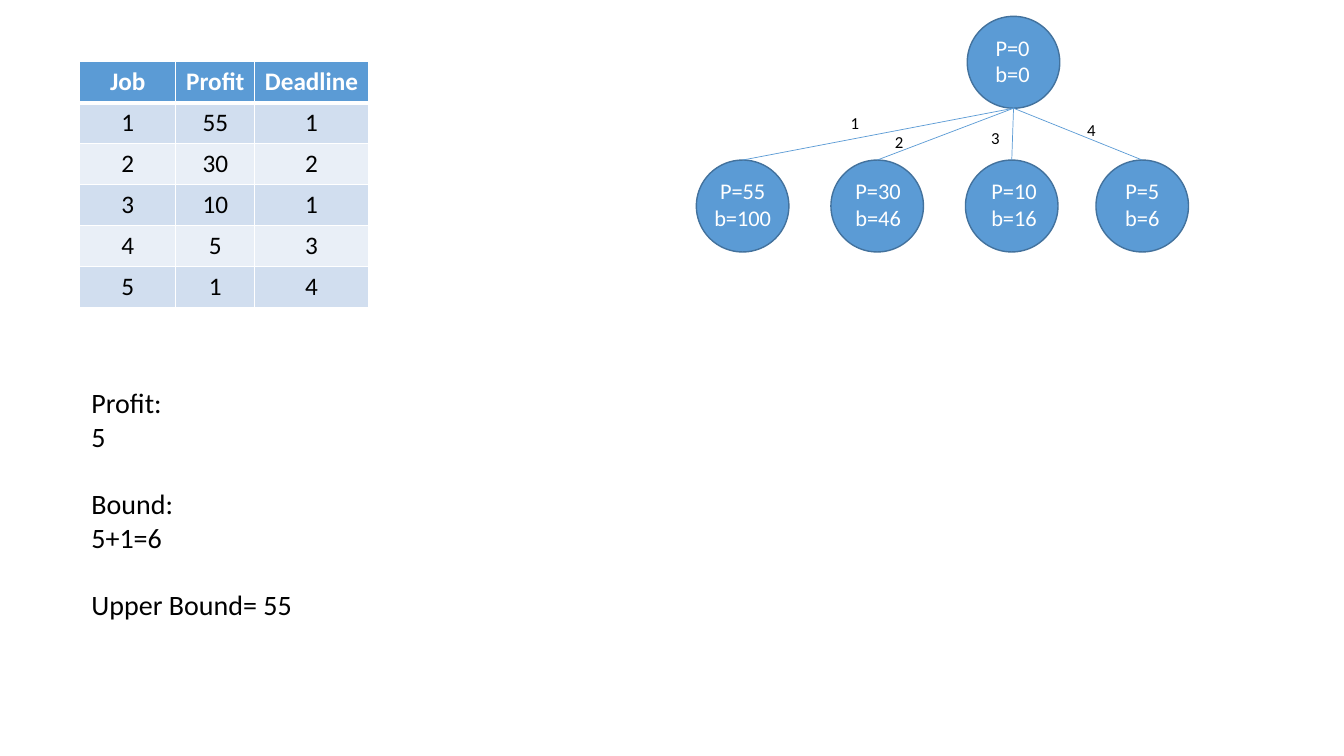
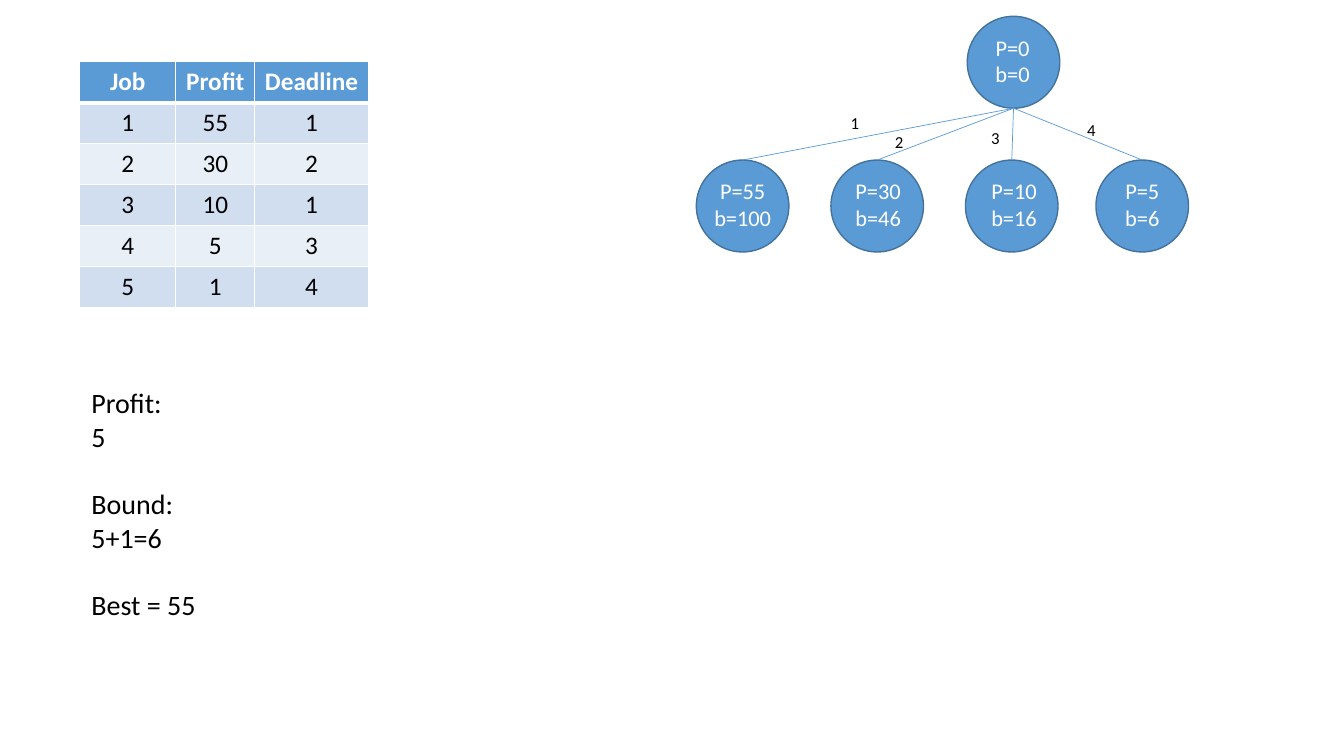
Before and after one commit to andy6804tw/Branch-and-bound, a slide deck: slide 4 of Job Scheduling/assignment/(M10759011)Branch-and_bound_Programming/demo-1.pptx. Drawn at 1344x756 pixels with LibreOffice and Linux fonts; fonts in the diff are those of the drawing. Boxes give left, top, right and bottom in pixels: in the first picture for what was removed or moved away, otherwise in the second. Text is boxed around its words. In the diff, an @@ line names an element or a change of style, - is before the commit and + after.

```diff
--- a/Job Scheduling/assignment/(M10759011)Branch-and_bound_Programming/demo-1.pptx
+++ b/Job Scheduling/assignment/(M10759011)Branch-and_bound_Programming/demo-1.pptx
@@ text at (91,393,195,616): text changed @@
-Profit:
-5
-Bound:
-5+1=6
-Upper Bound= 55
+Profit:
+5
+Bound:
+5+1=6
+Best = 55
```
Also in this commit, not shown: 12 other slides changed, 6 other files.
